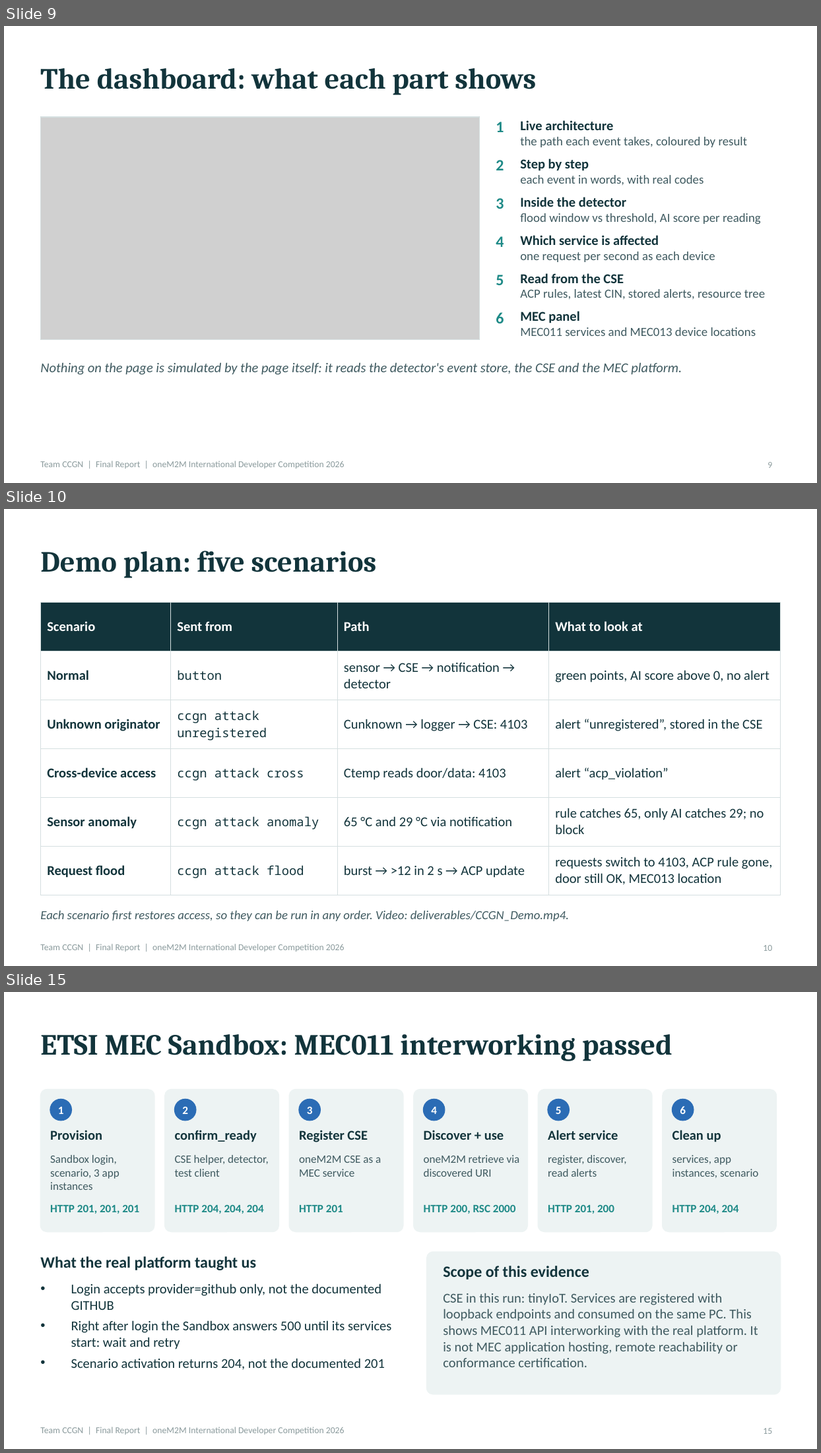
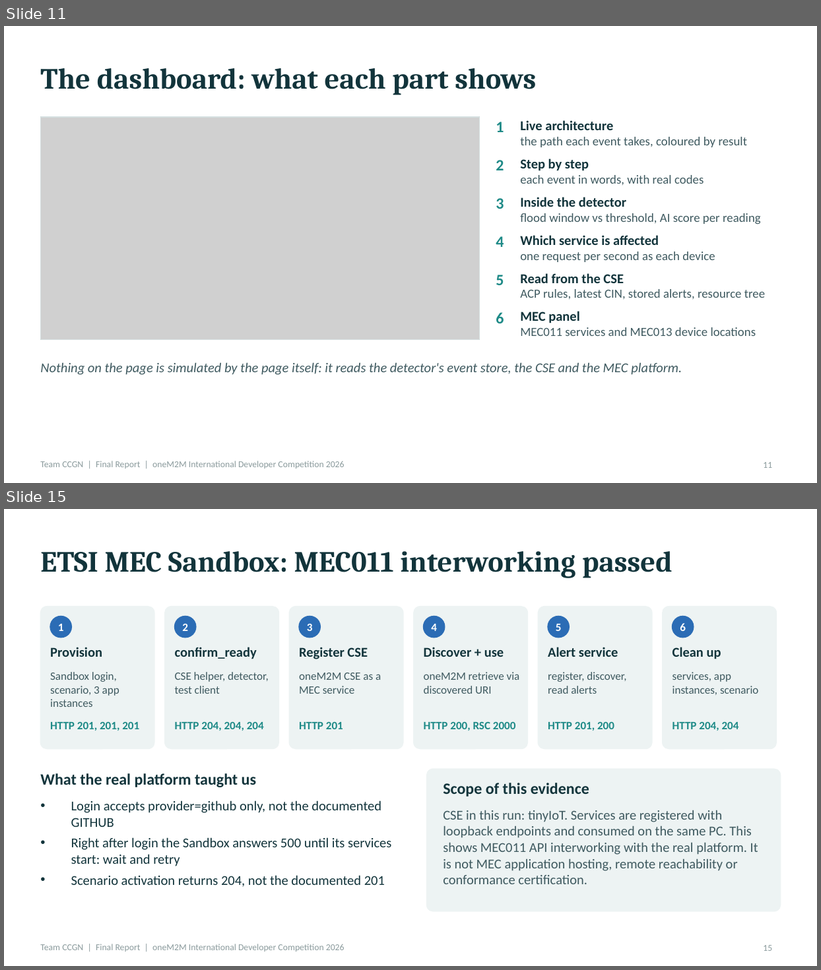
Before and after one commit to easycode42/ccgn-edge-iot-security, a slide deck: deliverables/CCGN_Final_Report.pptx. Shown one above the other, each under a label of ours: slides 9, 10 and 15 before the commit, slides 11 and 15 after it; the slides between them are not shown. The pictures are 821x1453 and 821x970 pixels, drawn with LibreOffice and Linux fonts; fonts in the diff are those of the drawing; grey boxes stand for pictures. Boxes give left, top, right and bottom in pixels: in the first picture for what was removed or moved away, otherwise in the second. Text is boxed around its words. In the diff, an @@ line names an element or a change of style, - is before the commit and + after.

```diff
--- a/deliverables/CCGN_Final_Report.pptx
+++ b/deliverables/CCGN_Final_Report.pptx
@@ slide 10 removed at box(4, 509, 817, 966), background #FFFFFF; not listed: 1 template element that a slide beside it also shows @@
@@ title removed at box(40, 551, 377, 578) @@
-Demo plan: five scenarios
@@ table removed at box(40, 603, 781, 888), 6 rows, 4 columns @@
-Scenario | Sent from | Path | What to look at
-Normal | button | sensor → CSE → notification → detector | green points, AI score above 0, no alert
-Unknown originator | ccgn attack unregistered | Cunknown → logger → CSE: 4103 | alert “unregistered”, stored in the CSE
-Cross-device access | ccgn attack cross | Ctemp reads door/data: 4103 | alert “acp_violation”
-Sensor anomaly | ccgn attack anomaly | 65 °C and 29 °C via notification | rule catches 65, only AI catches 29; no block
-Request flood | ccgn attack flood | burst → >12 in 2 s → ACP update | requests switch to 4103, ACP rule gone, door still OK, MEC013 location
@@ text removed at box(40, 911, 569, 921) @@
-Each scenario first restores access, so they can be run in any order. Video: deliverables/CCGN_Demo.mp4.
@@ page number removed at box(763, 945, 772, 951) @@
-10
@@ what was slide 9 is now slide 11 @@
@@ page number at box(763, 462, 772, 468): text changed @@
-9
+11
```
Also in this commit, not shown: 2 slides changed, 2 slides added, 1 other slide removed, 5 other files.
